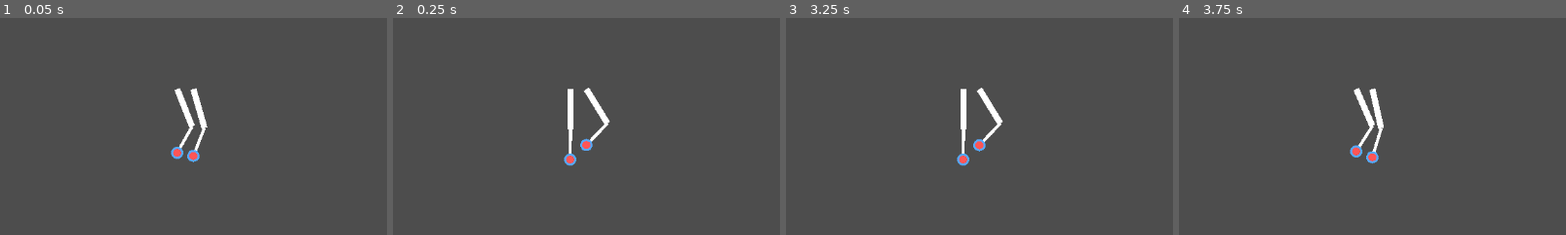
Above: before the commit, frames 1-4 (left to right).
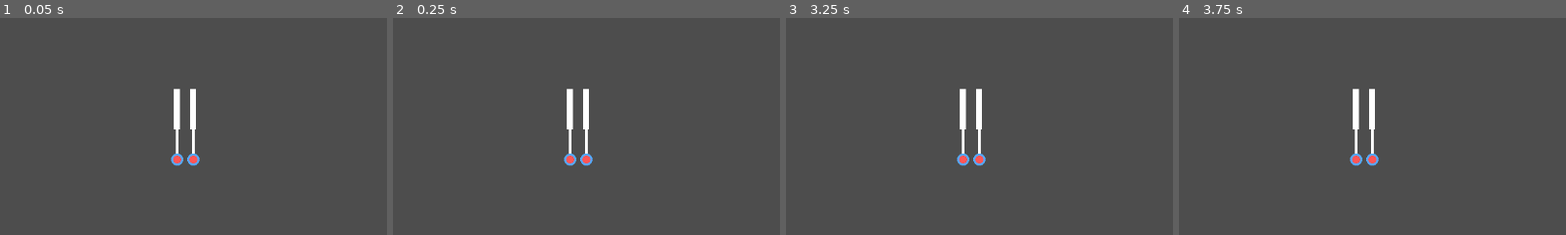
Above: after the commit, the same moments.

Repository: zbaker94/procedural-legs
Game: Godot game, scene res://main.tscn
Same seed, same stepped clock (60 frames per second), same inputs: the game is played once before the commit and once after it.
Inputs:
- Up to frame 1 (0.05 s): no input
- Up to frame 2 (0.25 s): no input
- Up to frame 3 (3.25 s): no input
- Up to frame 4 (3.75 s): no input
The pictures show only the part of the screen within x 21-71%, y 15-65%; the shares and areas given below are measured in that part.

The runs differ from the first frame. In frame 1, 1.7% of the frame differs, in the area x 44-54%, y 32-69%; in frame 2, 1.1%; in frame 3, 1.1%; in frame 4, 1.6%.

Commit message:
update standard curve

Diff:
--- a/main.tscn
+++ b/main.tscn
@@ -4,8 +4,8 @@
 
 [sub_resource type="Curve" id="Curve_ig7tw"]
 _limits = [0.0, 1.0, 0.0, 3.0]
-_data = [Vector2(0, 0), 0.0, 0.33333334, 0, 1, Vector2(3, 1), 0.33333334, 0.0, 1, 0]
-point_count = 2
+_data = [Vector2(0, 0), 0.0, 0.0, 0, 0, Vector2(0.08080809, 0.2500711), 0.86312026, 0.86312026, 0, 0, Vector2(0.7777778, 0.4661836), 0.03849767, 0.03849767, 0, 0, Vector2(1.5151515, 0.5031259), 0.09974439, 0.09974439, 0, 0, Vector2(2.4545455, 0.65828365), 0.29923263, 0.29923263, 0, 0, Vector2(3, 0.84853655), 0.34879702, 0.0, 1, 0]
+point_count = 6
 
 [node name="Main" type="Node"]
 
@@ -17,16 +17,12 @@
 [node name="LLeg" type="Node2D" parent="CharacterRoot/Legs"]
 position = Vector2(-8, 0)
 script = ExtResource("1_ig7tw")
-facing_direction_degrees = 0.0
-velocity = Vector2(0, 1)
 phase_offset_degrees = 180.0
 stride_amplitude_curve = SubResource("Curve_ig7tw")
 
 [node name="RLeg" type="Node2D" parent="CharacterRoot/Legs"]
 position = Vector2(-16, 0)
 script = ExtResource("1_ig7tw")
-facing_direction_degrees = 0.0
-velocity = Vector2(0, 1)
 stride_amplitude_curve = SubResource("Curve_ig7tw")
 
 [node name="Camera2D" type="Camera2D" parent="."]
